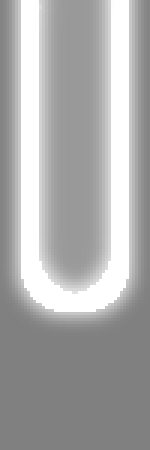
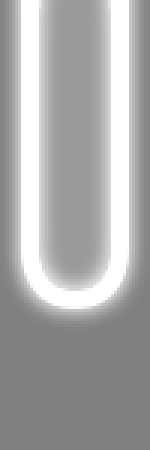
Comparing the layer stacks of the two 150 x 450 images. Changes:
added layer "Layer #2" above "Neon Glow" over [39, 0, 111, 288]
added layer "Neon Glow" above "Layer #1" over [3, 0, 147, 333]
renamed "Neon Glow" to "Layer #1", painted on it over [3, 0, 147, 333]
removed layer "Layer" over [21, 0, 129, 312]
